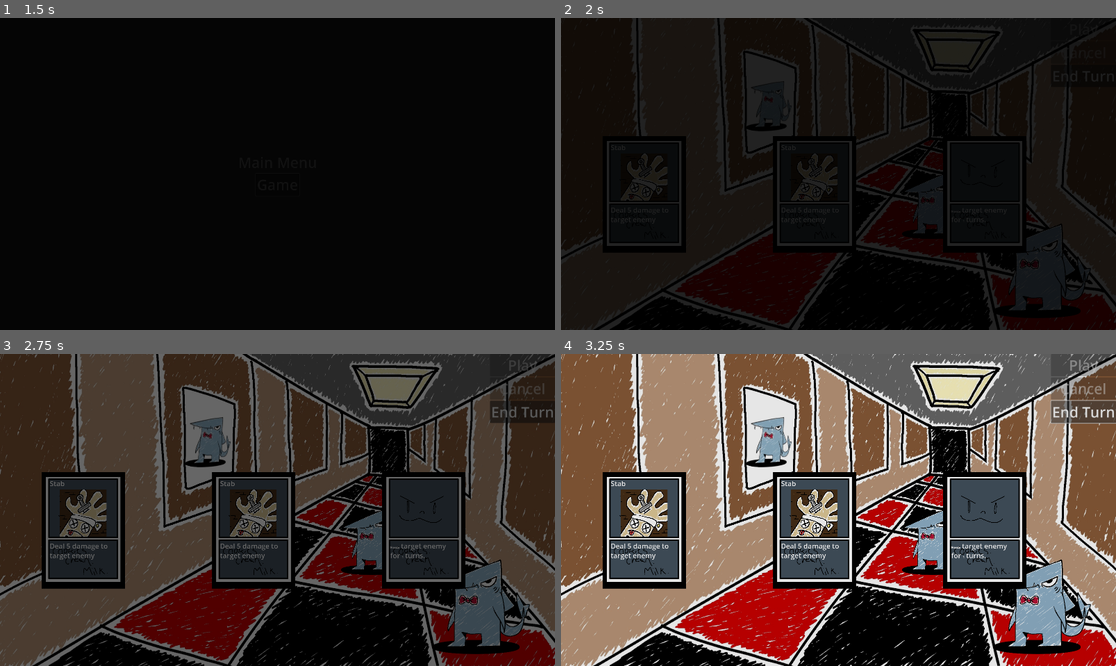
Above: before the commit, frames 1-4 (two rows, left to right).
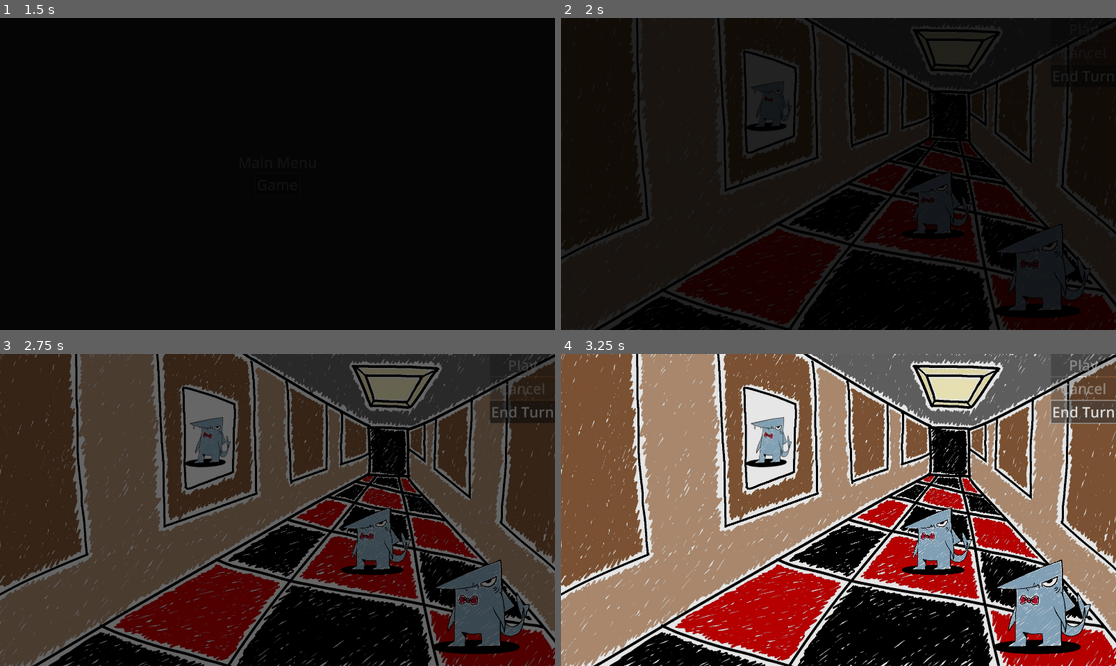
Above: after the commit, the same moments.

Repository: nonagaga/MJ193
Game: Godot game, scene res://Scenes/scene_manager.tscn
The game is run twice, just before and just after one commit, with the same random seed, the same clock (stepped at 60 frames per second) and the same inputs. Sound files missing from this copy of the repository are replaced by a short silence.
Inputs:
- Up to frame 1 (1.5 s): click "Game" at 0.5 s; click "Game" at 1.25 s
- Up to frame 2 (2 s): no input
- Up to frame 3 (2.75 s): click "End Turn" at 2 s
- Up to frame 4 (3.25 s): click "End Turn" at 2.75 s

Frame 1 is identical in both runs. In frame 2, 4.5% of the frame differs, in the area x 7-84%, y 37-76%; in frame 3, 15%; in frame 4, 16%.

Commit message:
enter target mode

Diff:
--- a/Cards/BarbedWire.tres
+++ b/Cards/BarbedWire.tres
@@ -31,7 +31,7 @@
 title = "Barbed Wire"
 texture = ExtResource("6_pqwjx")
 price = 5
-maxTargets = 0
+maxTargets = 1
 targetAll = false
 targetRandom = false
 discardCost = 0
--- a/Scenes/game_test.tscn
+++ b/Scenes/game_test.tscn
@@ -1,11 +1,9 @@
-[gd_scene load_steps=7 format=3 uid="uid://dupy1f8fboept"]
+[gd_scene load_steps=5 format=3 uid="uid://dupy1f8fboept"]
 
 [ext_resource type="Script" uid="uid://dniyjxmmo5q0i" path="res://GameManager.gd" id="1_h07e4"]
 [ext_resource type="Texture2D" uid="uid://dbqii5kw37wq" path="res://Environment/background.png" id="2_h07e4"]
 [ext_resource type="PackedScene" uid="uid://byearha2okcgk" path="res://UI/Enemy Element/CardShark.tscn" id="2_tuxhd"]
-[ext_resource type="Resource" uid="uid://87kgyaemmdqe" path="res://Cards/StabCard.tres" id="5_es14b"]
 [ext_resource type="PackedScene" uid="uid://cgq0lkaaw5wyd" path="res://UI/Game UI.tscn" id="5_npqdh"]
-[ext_resource type="Resource" uid="uid://dya6axv6ovy6i" path="res://Cards/Snowball.tres" id="6_es14b"]
 
 [node name="Game" type="Node2D" node_paths=PackedStringArray("end_turn_button", "enemies")]
 script = ExtResource("1_h07e4")
@@ -44,13 +42,4 @@
 
 [node name="GameUi" parent="UI" instance=ExtResource("5_npqdh")]
 
-[node name="Card" parent="UI/GameUi/Hand" index="0"]
-card_res = ExtResource("5_es14b")
-
-[node name="Card2" parent="UI/GameUi/Hand" index="1"]
-card_res = ExtResource("5_es14b")
-
-[node name="Card3" parent="UI/GameUi/Hand" index="2"]
-card_res = ExtResource("6_es14b")
-
 [editable path="UI/GameUi"]
--- a/UI/Enemy Element/CardShark.tscn
+++ b/UI/Enemy Element/CardShark.tscn
@@ -85,7 +85,7 @@
 maxHP = 5
 hp = 10
 speed = 1
-dmg = 100
+dmg = 1
 animation_player = NodePath("AnimationPlayer")
 theme_song = ExtResource("2_gopnc")
 theme_song_name = "shark"
--- a/UI/Game UI.tscn
+++ b/UI/Game UI.tscn
@@ -1,84 +1,7 @@
-[gd_scene load_steps=14 format=3 uid="uid://cgq0lkaaw5wyd"]
+[gd_scene load_steps=3 format=3 uid="uid://cgq0lkaaw5wyd"]
 
 [ext_resource type="Script" uid="uid://b1xyjwfwav5t" path="res://UI/game_ui.gd" id="1_ewuok"]
 [ext_resource type="Script" uid="uid://bxr5owbtp7eii" path="res://UI/hand.gd" id="2_m3g7l"]
-[ext_resource type="PackedScene" uid="uid://dpp7r7l0fdpvc" path="res://card.tscn" id="2_rlhut"]
-[ext_resource type="Script" uid="uid://d21axcuelphhe" path="res://Classes/TagClass.gd" id="4_q661u"]
-[ext_resource type="Script" uid="uid://gikv04ntqw8f" path="res://Classes/ActionsClass.gd" id="5_6wndt"]
-[ext_resource type="Resource" uid="uid://wp5gqivf5k0m" path="res://Actions/Draw2.tres" id="6_xvuud"]
-[ext_resource type="Script" uid="uid://dxldjvw0wd5a6" path="res://Actions/Action Classes/DiscardActionClass.gd" id="7_kfa8p"]
-[ext_resource type="Script" uid="uid://88hsnkwkom7x" path="res://Classes/CardClass.gd" id="8_v45ew"]
-
-[sub_resource type="Resource" id="Resource_f6mke"]
-resource_local_to_scene = true
-script = ExtResource("7_kfa8p")
-discNum = 2
-maxTargets = 0
-doesTarget = false
-text = "Discard %s cards. "
-metadata/_custom_type_script = "uid://dxldjvw0wd5a6"
-
-[sub_resource type="PlaceholderTexture2D" id="PlaceholderTexture2D_4pbq2"]
-
-[sub_resource type="Resource" id="Resource_yvgdu"]
-resource_local_to_scene = true
-script = ExtResource("8_v45ew")
-title = "Faithless Looting"
-texture = SubResource("PlaceholderTexture2D_4pbq2")
-price = 5
-maxTargets = 0
-targetAll = false
-targetRandom = false
-discardCost = 0
-drawActions = Array[ExtResource("5_6wndt")]([])
-playActions = Array[ExtResource("5_6wndt")]([ExtResource("6_xvuud"), SubResource("Resource_f6mke")])
-discardActions = Array[ExtResource("5_6wndt")]([])
-appliedTags = Array[ExtResource("4_q661u")]([])
-drawTags = Array[ExtResource("4_q661u")]([])
-playTags = Array[ExtResource("4_q661u")]([])
-discardTags = Array[ExtResource("4_q661u")]([])
-text = ""
-metadata/_custom_type_script = "uid://88hsnkwkom7x"
-
-[sub_resource type="Resource" id="Resource_5ijrk"]
-resource_local_to_scene = true
-script = ExtResource("8_v45ew")
-title = "Faithless Looting"
-texture = SubResource("PlaceholderTexture2D_4pbq2")
-price = 5
-maxTargets = 0
-targetAll = false
-targetRandom = false
-discardCost = 0
-drawActions = Array[ExtResource("5_6wndt")]([])
-playActions = Array[ExtResource("5_6wndt")]([ExtResource("6_xvuud"), SubResource("Resource_f6mke")])
-discardActions = Array[ExtResource("5_6wndt")]([])
-appliedTags = Array[ExtResource("4_q661u")]([])
-drawTags = Array[ExtResource("4_q661u")]([])
-playTags = Array[ExtResource("4_q661u")]([])
-discardTags = Array[ExtResource("4_q661u")]([])
-text = ""
-metadata/_custom_type_script = "uid://88hsnkwkom7x"
-
-[sub_resource type="Resource" id="Resource_g5gm8"]
-resource_local_to_scene = true
-script = ExtResource("8_v45ew")
-title = "Faithless Looting"
-texture = SubResource("PlaceholderTexture2D_4pbq2")
-price = 5
-maxTargets = 0
-targetAll = false
-targetRandom = false
-discardCost = 0
-drawActions = Array[ExtResource("5_6wndt")]([])
-playActions = Array[ExtResource("5_6wndt")]([ExtResource("6_xvuud"), SubResource("Resource_f6mke")])
-discardActions = Array[ExtResource("5_6wndt")]([])
-appliedTags = Array[ExtResource("4_q661u")]([])
-drawTags = Array[ExtResource("4_q661u")]([])
-playTags = Array[ExtResource("4_q661u")]([])
-discardTags = Array[ExtResource("4_q661u")]([])
-text = ""
-metadata/_custom_type_script = "uid://88hsnkwkom7x"
 
 [node name="GameUi" type="CanvasLayer" node_paths=PackedStringArray("hand")]
 script = ExtResource("1_ewuok")
@@ -122,18 +45,6 @@
 script = ExtResource("2_m3g7l")
 anim_speed = null
 
-[node name="Card" parent="Hand" instance=ExtResource("2_rlhut")]
-layout_mode = 2
-card_res = SubResource("Resource_yvgdu")
-
-[node name="Card2" parent="Hand" instance=ExtResource("2_rlhut")]
-layout_mode = 2
-card_res = SubResource("Resource_5ijrk")
-
-[node name="Card3" parent="Hand" instance=ExtResource("2_rlhut")]
-layout_mode = 2
-card_res = SubResource("Resource_g5gm8")
-
 [node name="Void" type="Control" parent="."]
 visible = false
 layout_mode = 3
--- a/UI/game_ui.gd
+++ b/UI/game_ui.gd
@@ -8,11 +8,12 @@
 @onready var end_turn: Button = $"Player Choices/End Turn"
 
 func _ready()->void:
+	await get_tree().process_frame
 	play.disabled = true
 	cancel.disabled = true
-
 	if Globals.gameManager:
 		Globals.gameManager.card_drawn.connect(on_card_drawn)
+	print(Globals.hand)
 
 func on_card_drawn(card:CardDataClass):
 	if card == null:
@@ -23,15 +24,16 @@
 	var new_card_instance = card_packed.instantiate()
 	new_card_instance.card_res = card.duplicate()
 	$Void.add_child(new_card_instance)
+	new_card_instance.selected.connect(card_selected.bind(new_card_instance))
 	return new_card_instance
 
 func enter_target_mode():
 	for i in get_tree().get_nodes_in_group("Enemy"):
-		i.enabled = true
+		i.disabled = false
 		i.target_highlight.visible = true
 
 func card_selected(item:Control):
-	print("yipee")
+	cur_card_selected = item.card_res
 	if cur_card_selected!=null:
 		if cur_card_selected.doesCardTarget():
 			enter_target_mode()
--- a/project.godot
+++ b/project.godot
@@ -32,6 +32,10 @@
 "res://Music Manager/": "green"
 }
 
+[global_group]
+
+Enemy=""
+
 [rendering]
 
 renderer/rendering_method="gl_compatibility"
Not shown: 1 places in Cards/Bomb.tres that only renumber resources
Not shown: 1 places in Cards/GlassDagger.tres that only renumber resources
Not shown: 1 places in Cards/GlassShard.tres that only renumber resources
Not shown: 1 places in Cards/Kneecap.tres that only renumber resources
Not shown: 1 places in Cards/Zap.tres that only renumber resources
